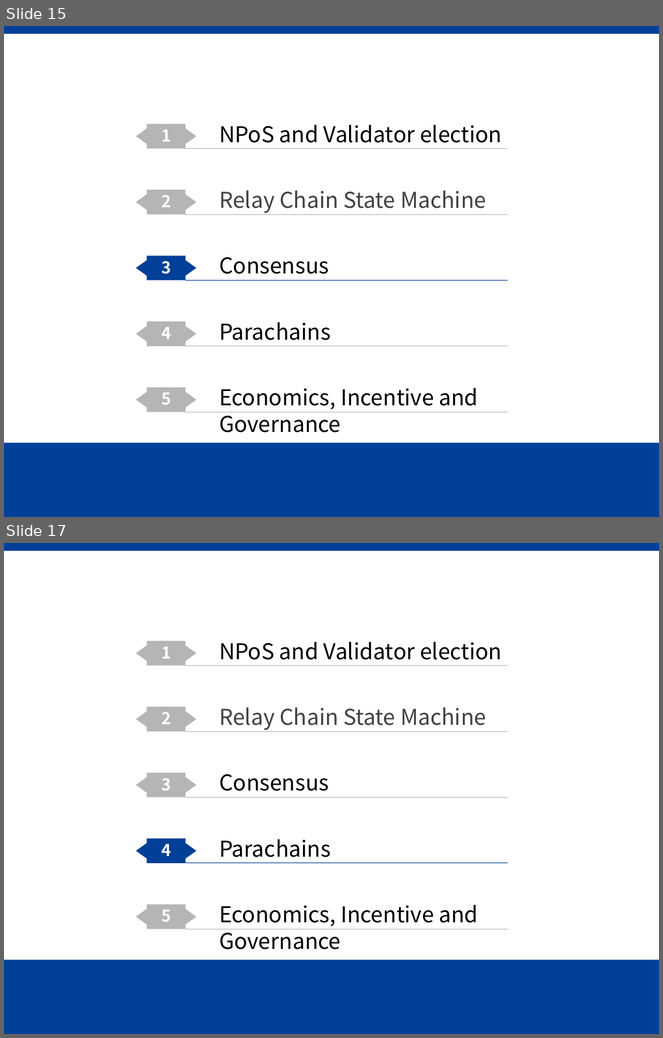
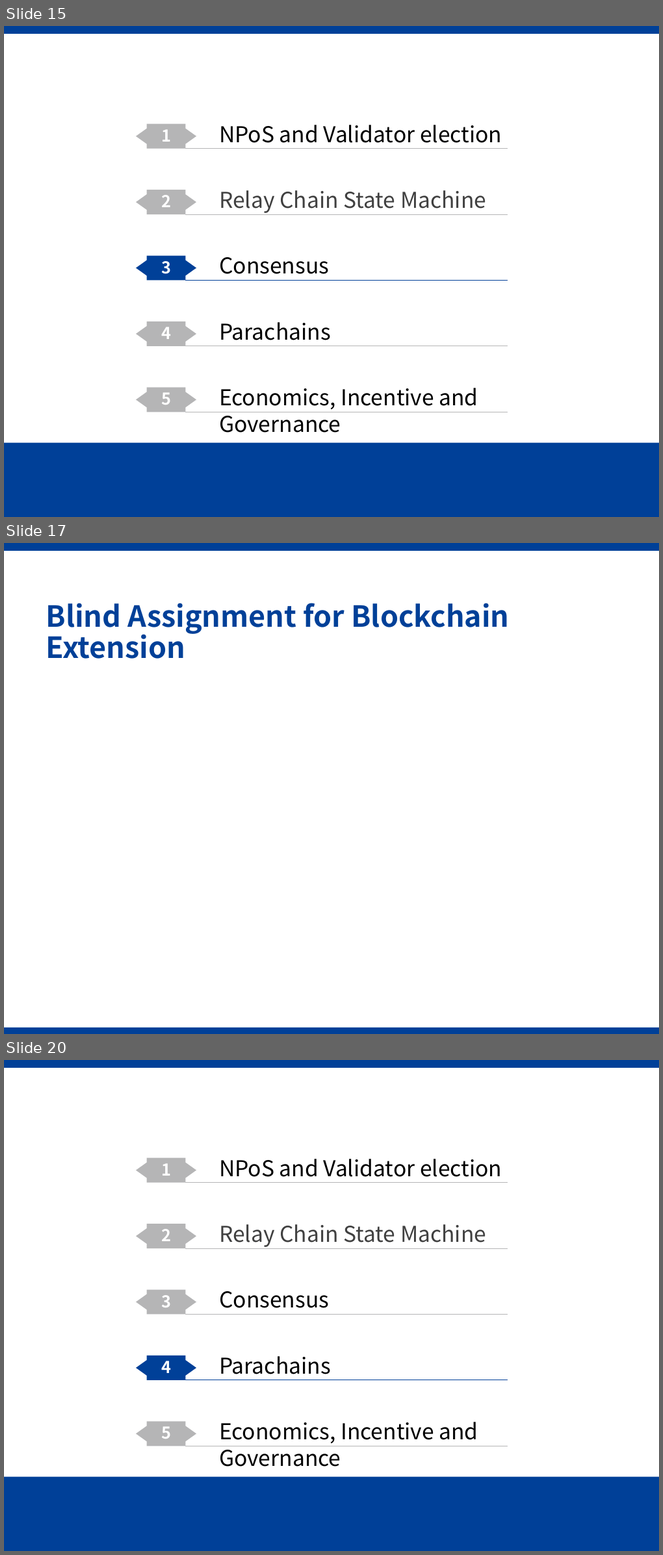
Before and after one commit to Voidkai/Polkadot, a slide deck: Polkadot-PPT.pptx. Shown one above the other, each under a label of ours: slides 15 and 17 before the commit, slides 15, 17 and 20 after it; the slides between them are not shown. The pictures are 663x1038 and 663x1555 pixels, drawn with LibreOffice and Linux fonts; fonts in the diff are those of the drawing; background and template pictures are left out. Boxes give left, top, right and bottom in pixels: in the first picture for what was removed or moved away, otherwise in the second. Text is boxed around its words. In the diff, an @@ line names an element or a change of style, - is before the commit and + after.

```diff
--- a/Polkadot-PPT.pptx
+++ b/Polkadot-PPT.pptx
@@ slide 17 added at box(4, 543, 659, 1034), background #FFFFFF; not listed: 1 template element that a slide beside it also shows @@
@@ title added at box(46, 603, 509, 659), 32 pt, text #004098, bold @@
+Blind Assignment for Blockchain Extension
@@ rectangle added at box(4, 1028, 659, 1034), fill #004098 @@
@@ what was slide 17 is now slide 20 @@
```
Also in this commit, not shown: 1 slide changed, 2 other slides added.
